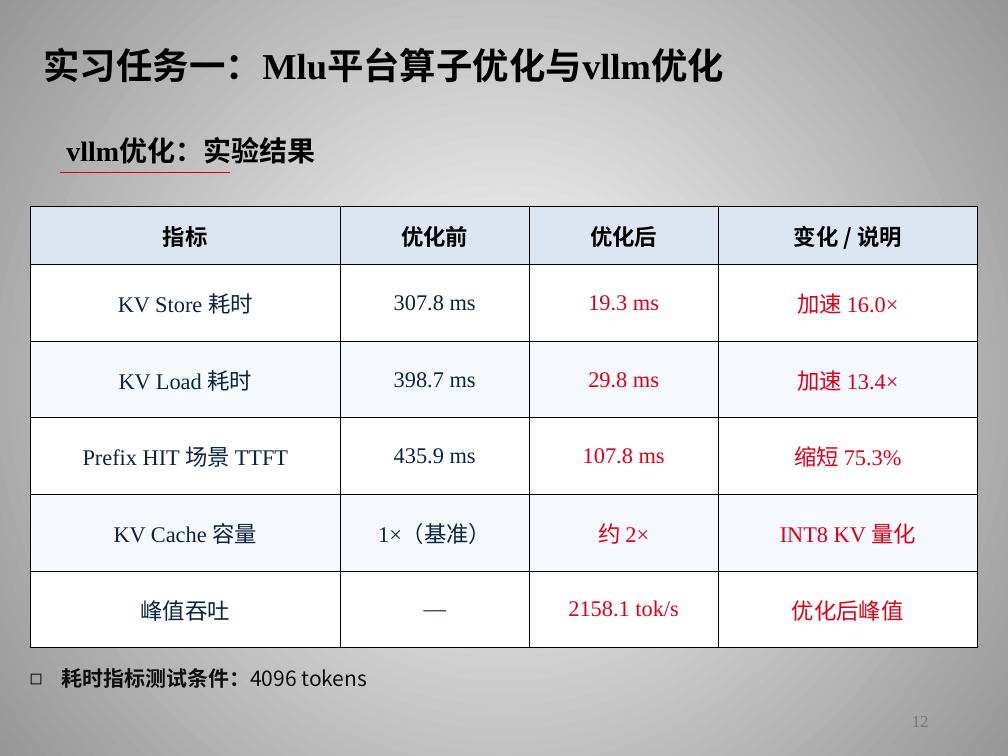
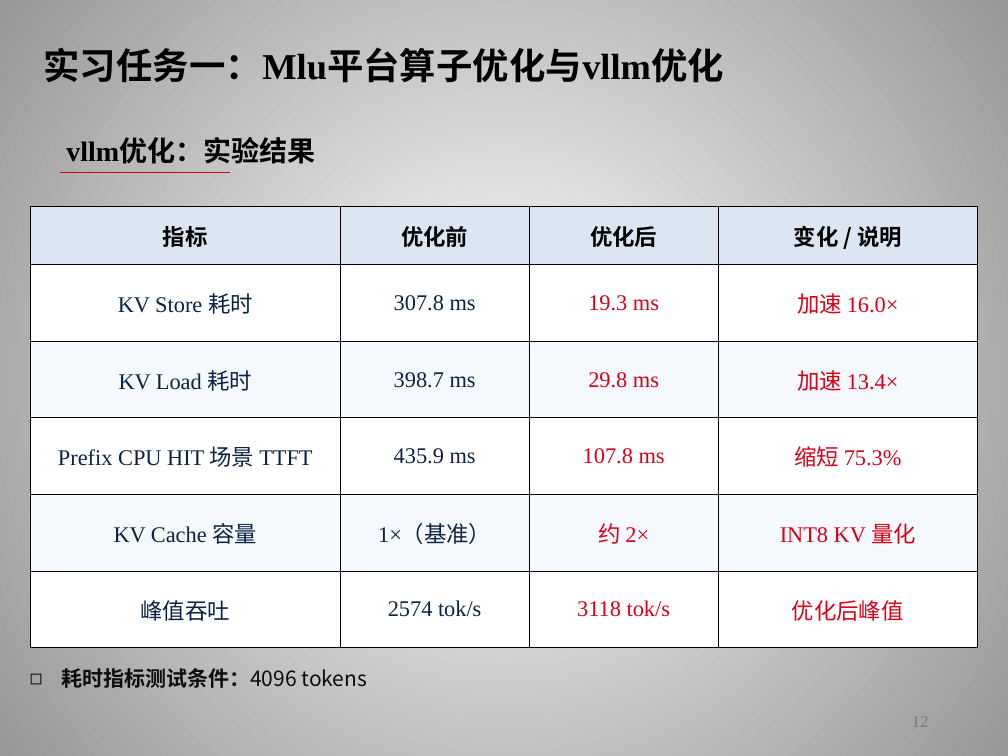
Before and after one commit to huohuomiao/ScriptWhisper, a slide deck: slide 12 of 霍子昂实习总结.pptx. Drawn at 1008x756 pixels with LibreOffice and Linux fonts; fonts in the diff are those of the drawing; background and template pictures are left out. Boxes give left, top, right and bottom in pixels: in the first picture for what was removed or moved away, otherwise in the second. Text is boxed around its words. In the diff, an @@ line names an element or a change of style, - is before the commit and + after.

```diff
--- a/霍子昂实习总结.pptx
+++ b/霍子昂实习总结.pptx
@@ table at bbox=[30, 207, 978, 648] @@
-row 4, column 1: Prefix HIT 场景 TTFT
+row 4, column 1: Prefix CPU HIT 场景 TTFT
-row 6, column 2: —
+row 6, column 2: 2574 tok/s
-row 6, column 3: 2158.1 tok/s
+row 6, column 3: 3118 tok/s
```
Also in this commit, not shown: 23 other slides changed, 2 slides added, 2 slides removed.
